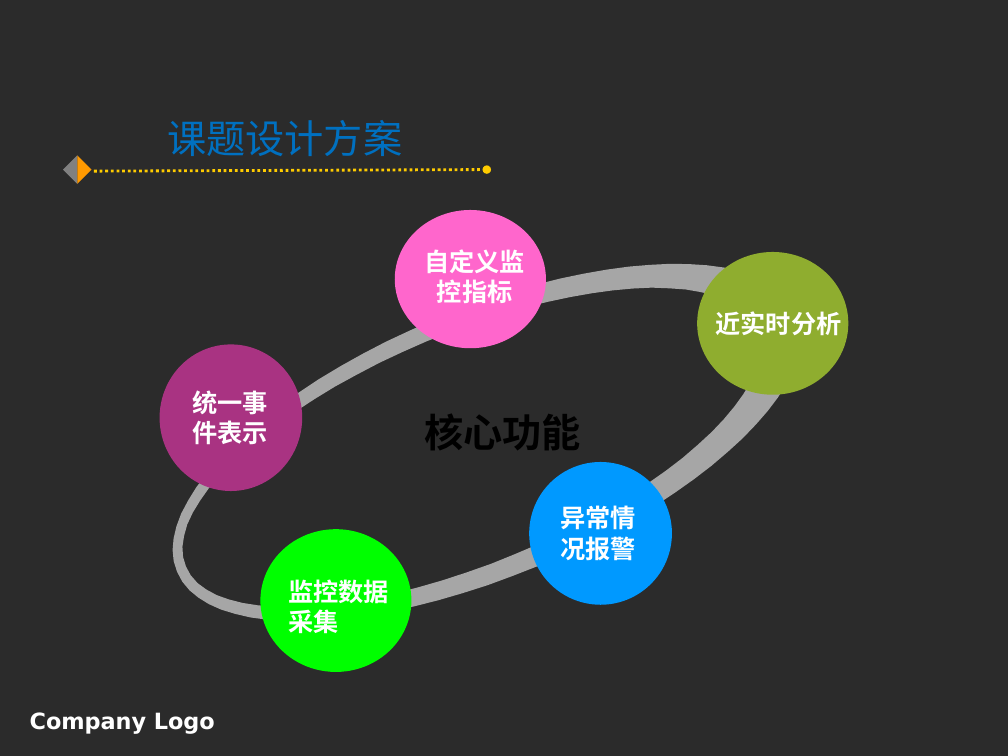
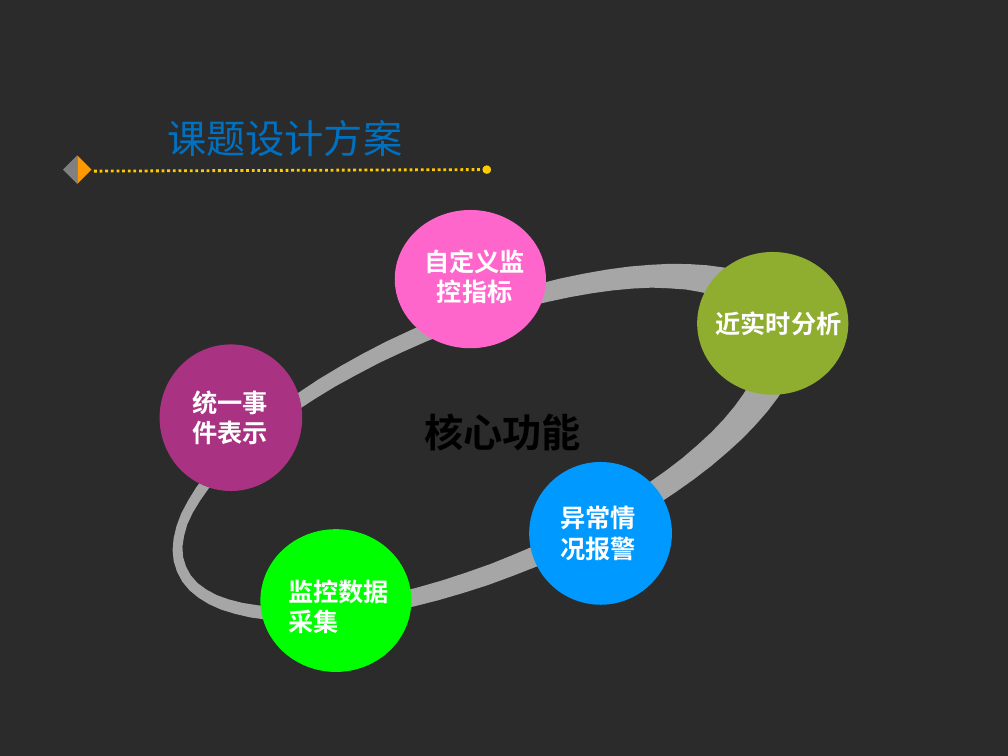
Before and after one commit to changwenlong/SimonWorkSpace, a slide deck: slide 7 of 论文/开题/常文龙_开题报告.pptx. Drawn at 1008x756 pixels with LibreOffice and Linux fonts; fonts in the diff are those of the drawing; background and template pictures are left out; a plain dark background stands for a picture behind light text. Boxes give left, top, right and bottom in pixels: in the first picture for what was removed or moved away, otherwise in the second. Text is boxed around its words. In the diff, an @@ line names an element or a change of style, - is before the commit and + after.

```diff
--- a/论文/开题/常文龙_开题报告.pptx
+++ b/论文/开题/常文龙_开题报告.pptx
@@ text removed at [30, 712, 215, 734] @@
-Company Logo
```
Also in this commit, not shown: 7 other slides changed, 27 other files.
